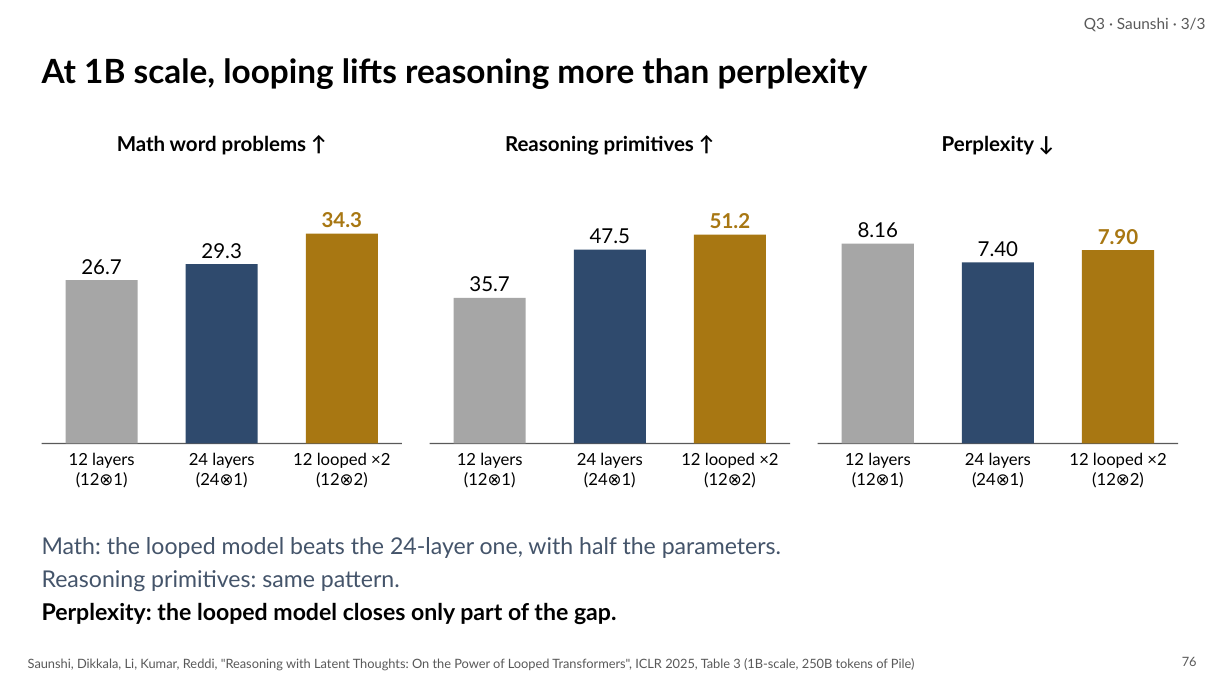
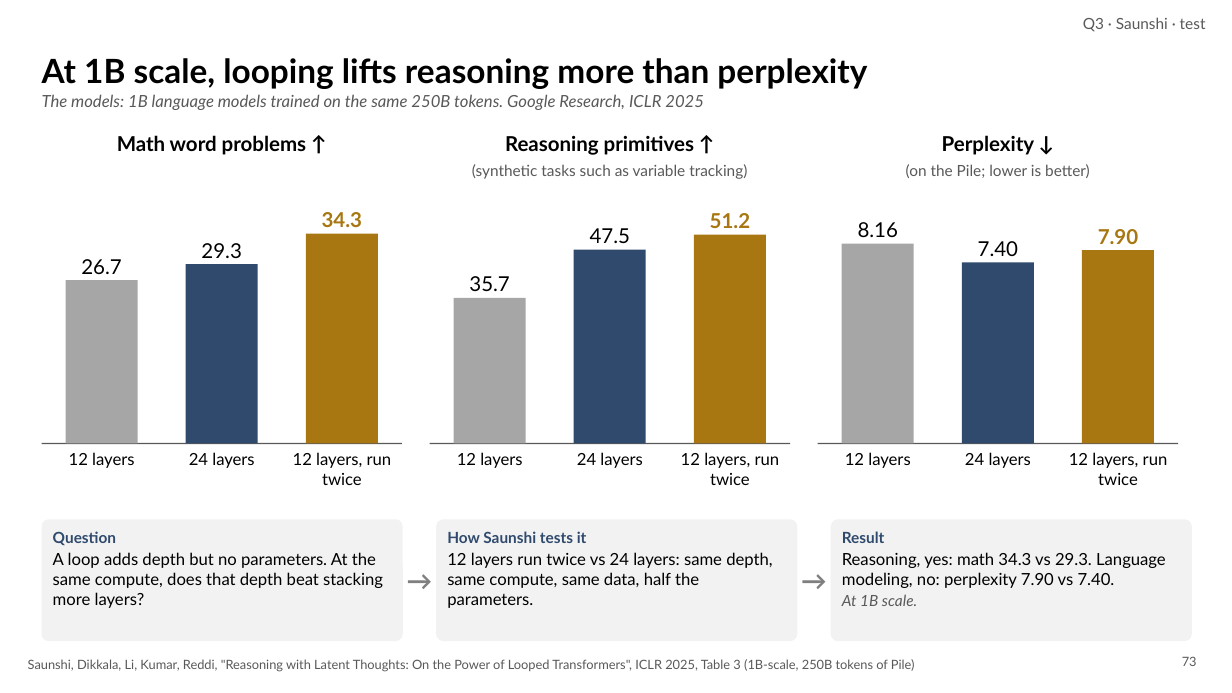
Before and after one commit to irregular6612/agi-hw2, a slide deck: slide 73 of build/out/looped-transformers.pptx (slide 76 before the commit). Drawn at 1232x693 pixels with LibreOffice and Linux fonts; fonts in the diff are those of the drawing. Boxes give left, top, right and bottom in pixels: in the first picture for what was removed or moved away, otherwise in the second. Text is boxed around its words. In the diff, an @@ line names an element or a change of style, - is before the commit and + after.

```diff
--- a/build/out/looped-transformers.pptx
+++ b/build/out/looped-transformers.pptx
@@ text at (1083,17,1206,32): text changed @@
-Q3 · Saunshi · 3/3
+Q3 · Saunshi · test
@@ text added at (42,94,704,110), 13 pt, text #595959, italic @@
+The models: 1B language models trained on the same 250B tokens. Google Research, ICLR 2025
@@ text added at (472,164,747,179), 12 pt, text #595959 @@
+(synthetic tasks such as variable tracking)
@@ text added at (906,164,1090,178), 12 pt, text #595959 @@
+(on the Pile; lower is better)
@@ text at (76,472,127,488): paragraph removed @@
-(12⊗1)
@@ text at (196,472,247,488): paragraph removed @@
-(24⊗1)
@@ text at (293,452,392,485): text changed @@
-12 looped ×2
-(12⊗2)
+12 layers, run twice
@@ text at (464,472,515,488): paragraph removed @@
-(12⊗1)
@@ text at (584,472,636,488): paragraph removed @@
-(24⊗1)
@@ text at (681,452,780,485): text changed @@
-12 looped ×2
-(12⊗2)
+12 layers, run twice
@@ text at (852,472,904,488): paragraph removed @@
-(12⊗1)
@@ text at (972,472,1024,488): paragraph removed @@
-(24⊗1)
@@ text at (1069,452,1168,485): text changed @@
-12 looped ×2
-(12⊗2)
+12 layers, run twice
@@ text removed at (42,537,781,624) @@
-Math: the looped model beats the 24-layer one, with half the parameters.
-Reasoning primitives: same pattern.
-Perplexity: the looped model closes only part of the gap.
@@ rounded rectangle added at (42,519,403,641), fill #F2F2F2, 13 pt, text #000000 @@
+Question
+A loop adds depth but no parameters. At the same compute, does that depth beat stacking more layers?
@@ text added at (403,519,436,641), 20 pt, text #7F7F7F, bold @@
+→
@@ rounded rectangle added at (436,519,798,641), fill #F2F2F2, 13 pt, text #000000 @@
+How Saunshi tests it
+12 layers run twice vs 24 layers: same depth, same compute, same data, half the parameters.
@@ text added at (798,519,831,641), 20 pt, text #7F7F7F, bold @@
+→
@@ rounded rectangle added at (831,519,1192,641), fill #F2F2F2, 13 pt, text #000000 @@
+Result
+Reasoning, yes: math 34.3 vs 29.3. Language modeling, no: perplexity 7.90 vs 7.40.
+At 1B scale.
@@ page number at (1182,656,1197,666): text changed @@
-76
+73
```
Also in this commit, not shown: 28 other slides changed, 9 slides added, 35 slides removed, 13 other files.
